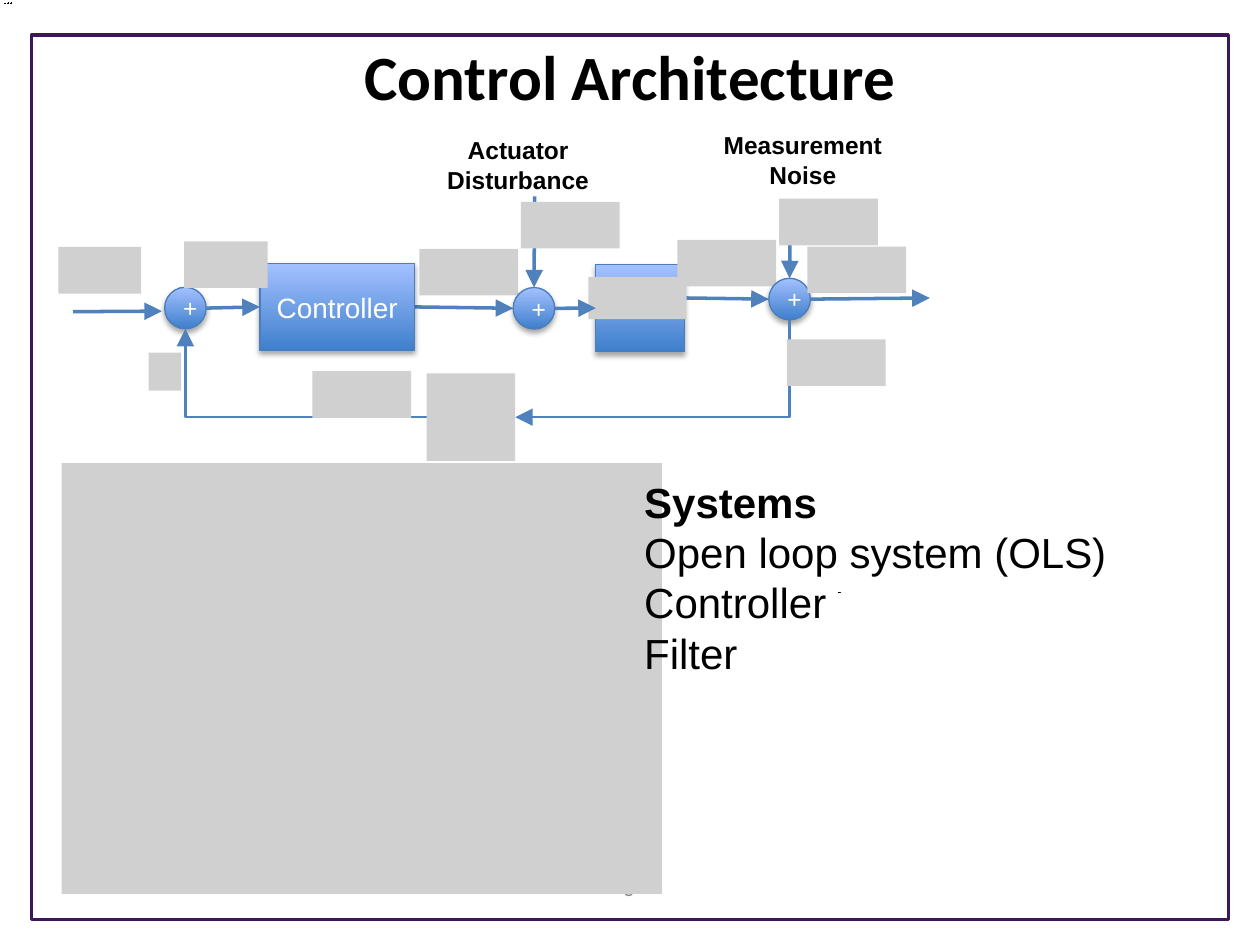
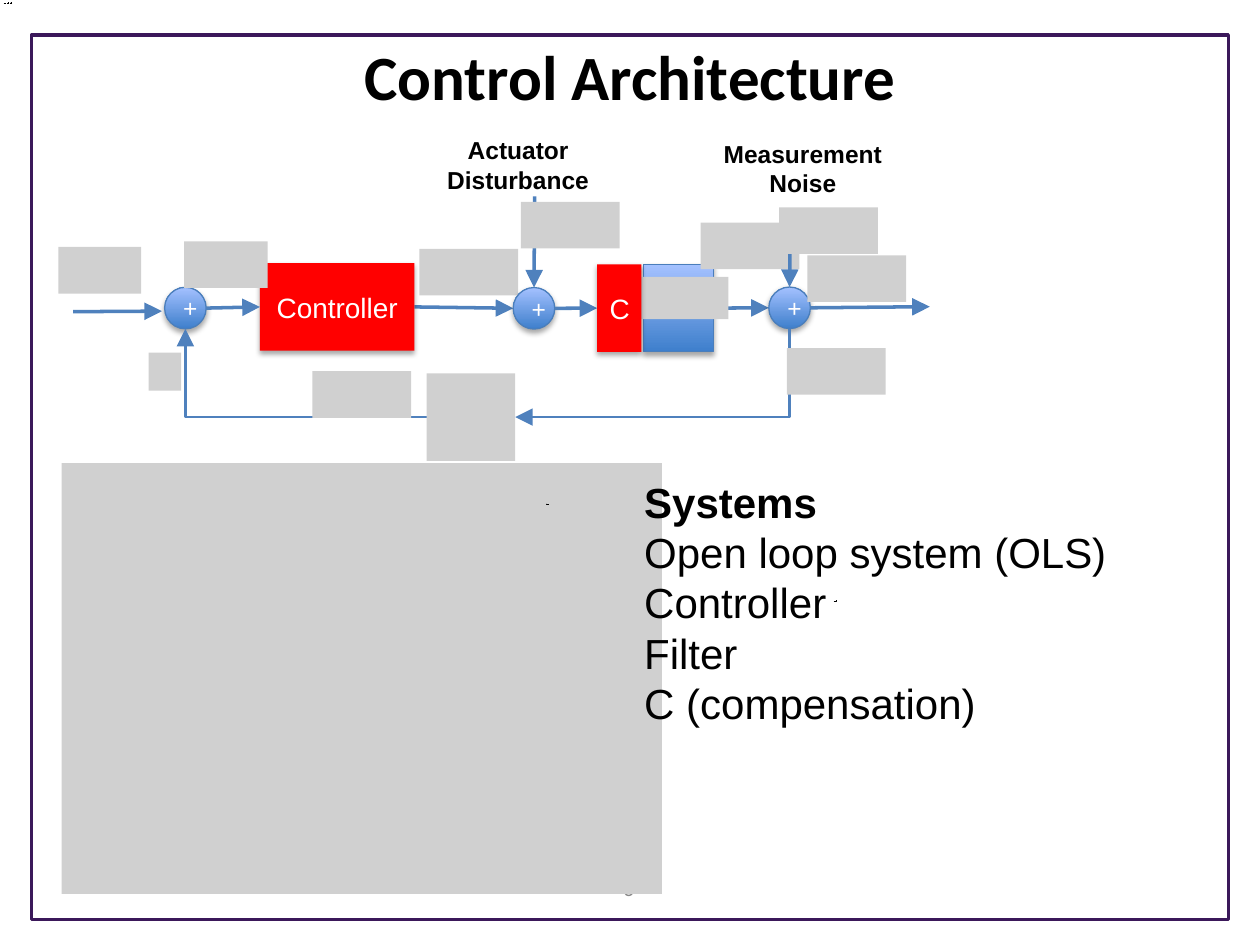
Before and after one commit to joseph-hellerstein/advanced-controls-lectures, a slide deck: slide 3 of lectures/lecture_02-elements-of-closed-loop-systems/elements_of_closed_loop_systems.pptx. Drawn at 1260x945 pixels with LibreOffice and Linux fonts; fonts in the diff are those of the drawing; grey boxes stand for pictures; background and template pictures are left out. Boxes give left, top, right and bottom in pixels: in the first picture for what was removed or moved away, otherwise in the second. Text is boxed around its words. In the diff, an @@ line names an element or a change of style, - is before the commit and + after.

```diff
--- a/lectures/lecture_02-elements-of-closed-loop-systems/elements_of_closed_loop_systems.pptx
+++ b/lectures/lecture_02-elements-of-closed-loop-systems/elements_of_closed_loop_systems.pptx
@@ picture removed at (678,239,776,286) @@
@@ picture added at (701,223,799,270) @@
@@ 3 pictures, 1 text, 1 ellipse, 1 arrow: place and size @@
-3 pictures, 1 text, 1 ellipse, 1 arrow at (724,137,906,386)
+3 pictures, 1 text, 1 ellipse, 1 arrow at (724,146,906,394)
@@ rectangle "Controller" at (260,263,415,350): fill gradient #3F80CE to #A4C4FF to #FF0000; outline #4B7EBC 0.75 pt to none @@
@@ rectangle added at (597,265,641,352), fill #FF0000, 16 pt, text #FFFFFF @@
+C
@@ rectangle: place and size @@
-rectangle at (596,265,684,352)
+rectangle at (644,265,713,352)
@@ picture: place and size @@
-picture at (588,277,687,320)
+picture at (630,277,728,320)
@@ elbow arrow moved from (790, 320) - (515, 417) to (790, 329) - (515, 417) @@
@@ arrow moved from (687, 299) - (769, 299) to (713, 309) - (769, 307) @@
@@ arrow moved from (810, 299) - (930, 299) to (810, 307) - (930, 306) @@
@@ text at (644,686,975,728): paragraph added @@
+C (compensation)
```
Also in this commit, not shown: 8 other slides changed, 1 slide removed.
